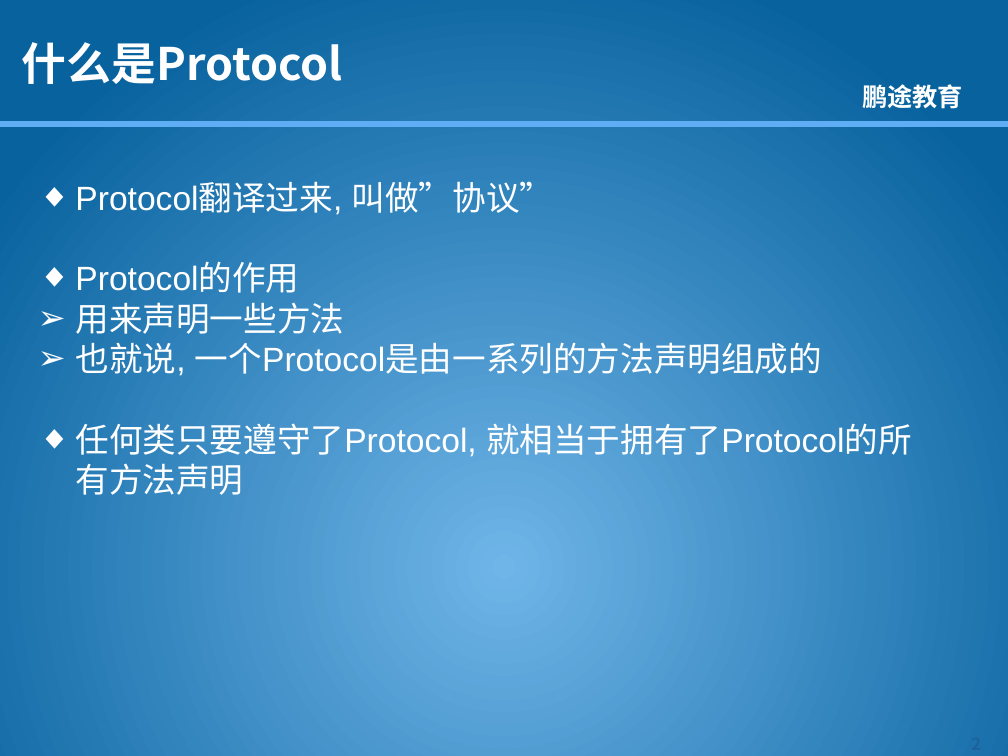
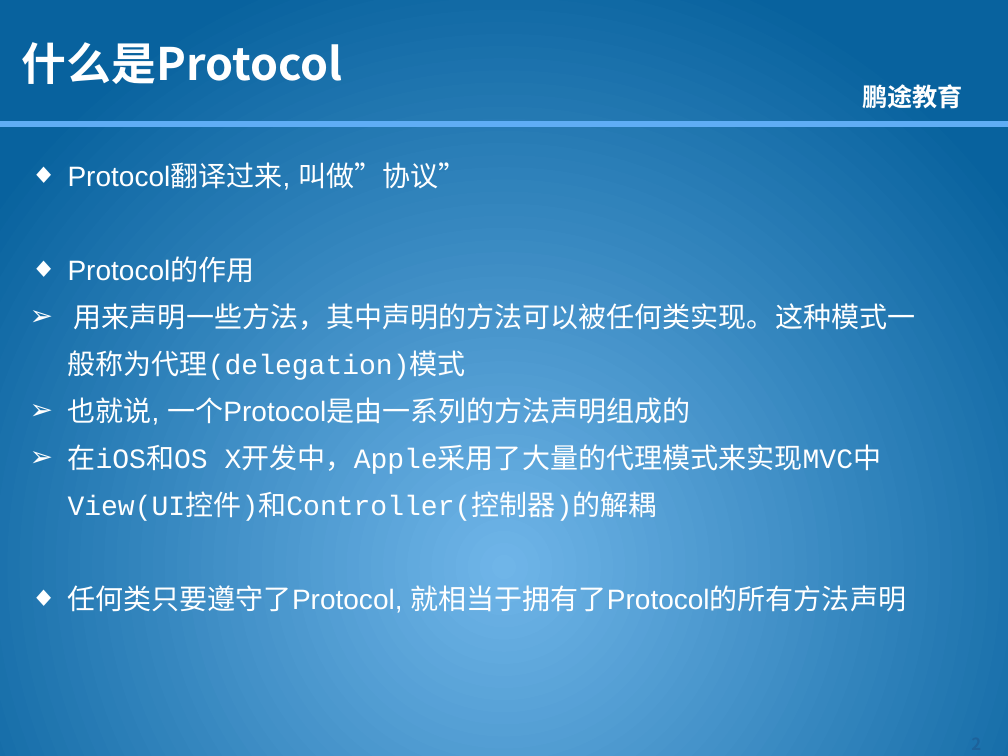
Before and after one commit to kkdmh77/gjh_baoche, a slide deck: slide 3 of 资料/课件/OC/OC语言-4.2-设计模式-委托.pptx. Drawn at 1008x756 pixels with LibreOffice and Linux fonts; fonts in the diff are those of the drawing; background and template pictures are left out. Boxes give left, top, right and bottom in pixels: in the first picture for what was removed or moved away, otherwise in the second. Text is boxed around its words. In the diff, an @@ line names an element or a change of style, - is before the commit and + after.

```diff
--- a/资料/课件/OC/OC语言-4.2-设计模式-委托.pptx
+++ b/资料/课件/OC/OC语言-4.2-设计模式-委托.pptx
@@ text "Protocol翻译过来, 叫做”协议”": place and size @@
-text "Protocol翻译过来, 叫做”协议”" at [75,181,912,461]
+text "Protocol翻译过来, 叫做”协议”" at [68,162,915,617]
@@ text at [68,162,907,617]: size 24 to 20 pt in "Protocol翻译过来, 叫做”协议”", "Protocol的作用", "也就说, 一个Protocol是由一系列的方法声明组成的", "任何类只要遵守了Protocol, 就相当于拥有了Protocol的所有方法声明"; line spacing 1 to 1.4; indent changed @@
@@ text at [68,303,915,380]: text changed; size 24 to 20 pt; font Arial to Courier New @@
-➢ 用来声明一些方法
+➢ 用来声明一些方法，其中声明的方法可以被任何类实现。这种模式一般称为代理(delegation)模式
@@ text at [68,444,882,523]: paragraph added @@
+➢ 在iOS和OS X开发中，Apple采用了大量的代理模式来实现MVC中View(UI控件)和Controller(控制器)的解耦
```
Also in this commit, not shown: 1 other slide changed, 6 slides added, 54 other files.
